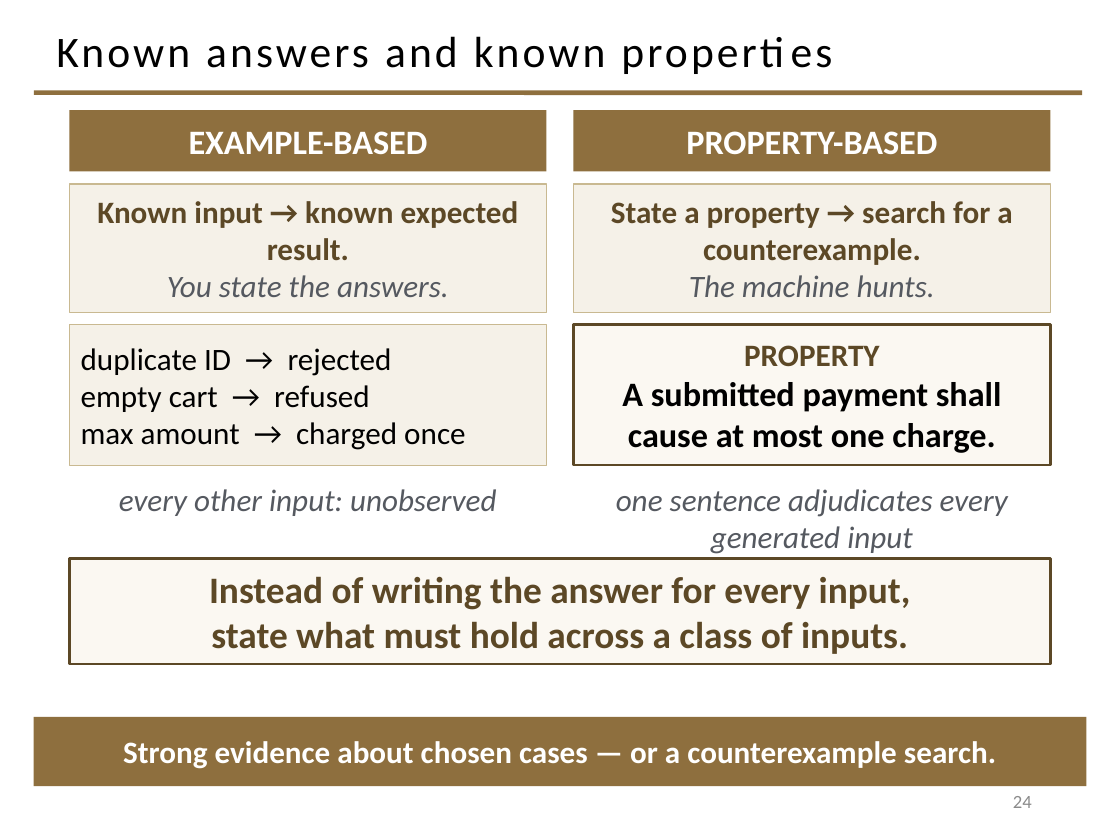
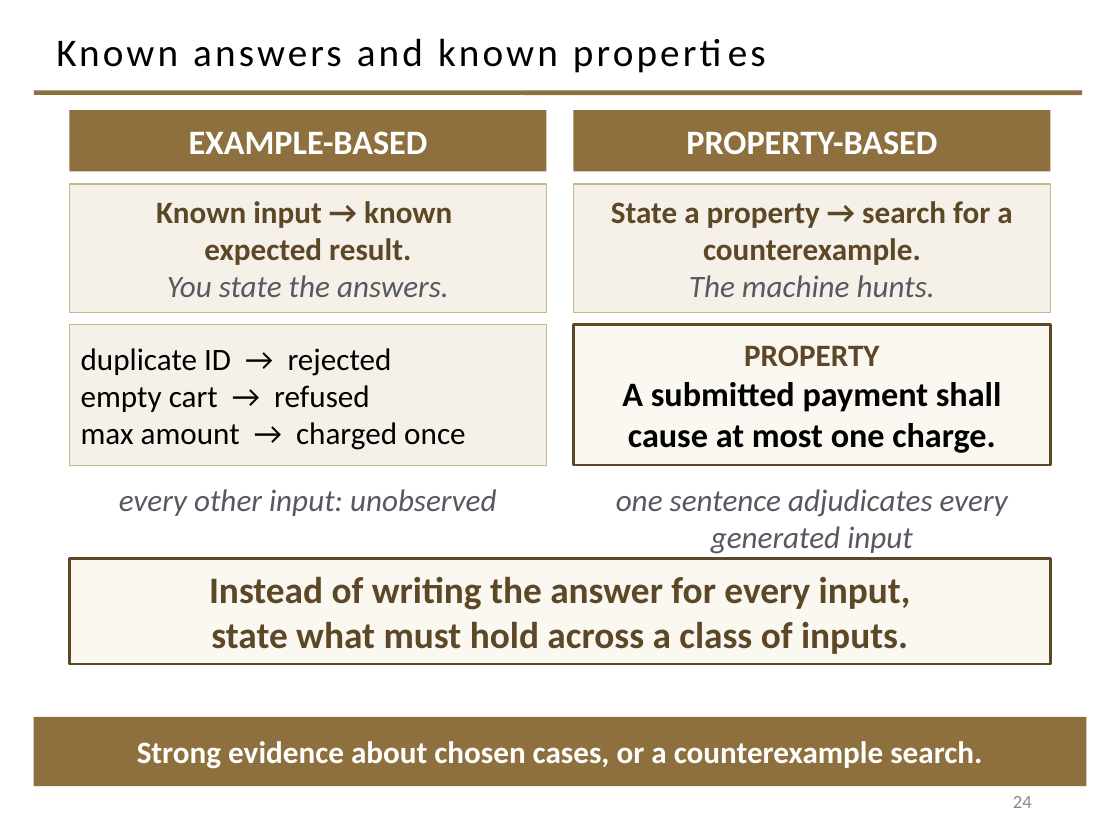
Before and after one commit to davisjam/model-based-agentic-software-engineering, a slide deck: slide 24 of course/lectures/act-1-foundations/08-validation/1-8-Validation.pptx. Drawn at 1120x840 pixels with LibreOffice and Linux fonts; fonts in the diff are those of the drawing; background and template pictures are left out. Boxes give left, top, right and bottom in pixels: in the first picture for what was removed or moved away, otherwise in the second. Text is boxed around its words. In the diff, an @@ line names an element or a change of style, - is before the commit and + after.

```diff
--- a/course/lectures/act-1-foundations/08-validation/1-8-Validation.pptx
+++ b/course/lectures/act-1-foundations/08-validation/1-8-Validation.pptx
@@ title "Known answers and known properties" at [56,38,558,67]: size 28 to 25.2 pt @@
@@ text in rectangle at [156,201,452,265]: text changed @@
-Known input → known expected result.
+Known input → known
+expected result.
@@ text in rectangle at [137,741,982,769]: text changed @@
-Strong evidence about chosen cases — or a counterexample search.
+Strong evidence about chosen cases, or a counterexample search.
```
Also in this commit, not shown: 30 other slides changed.
